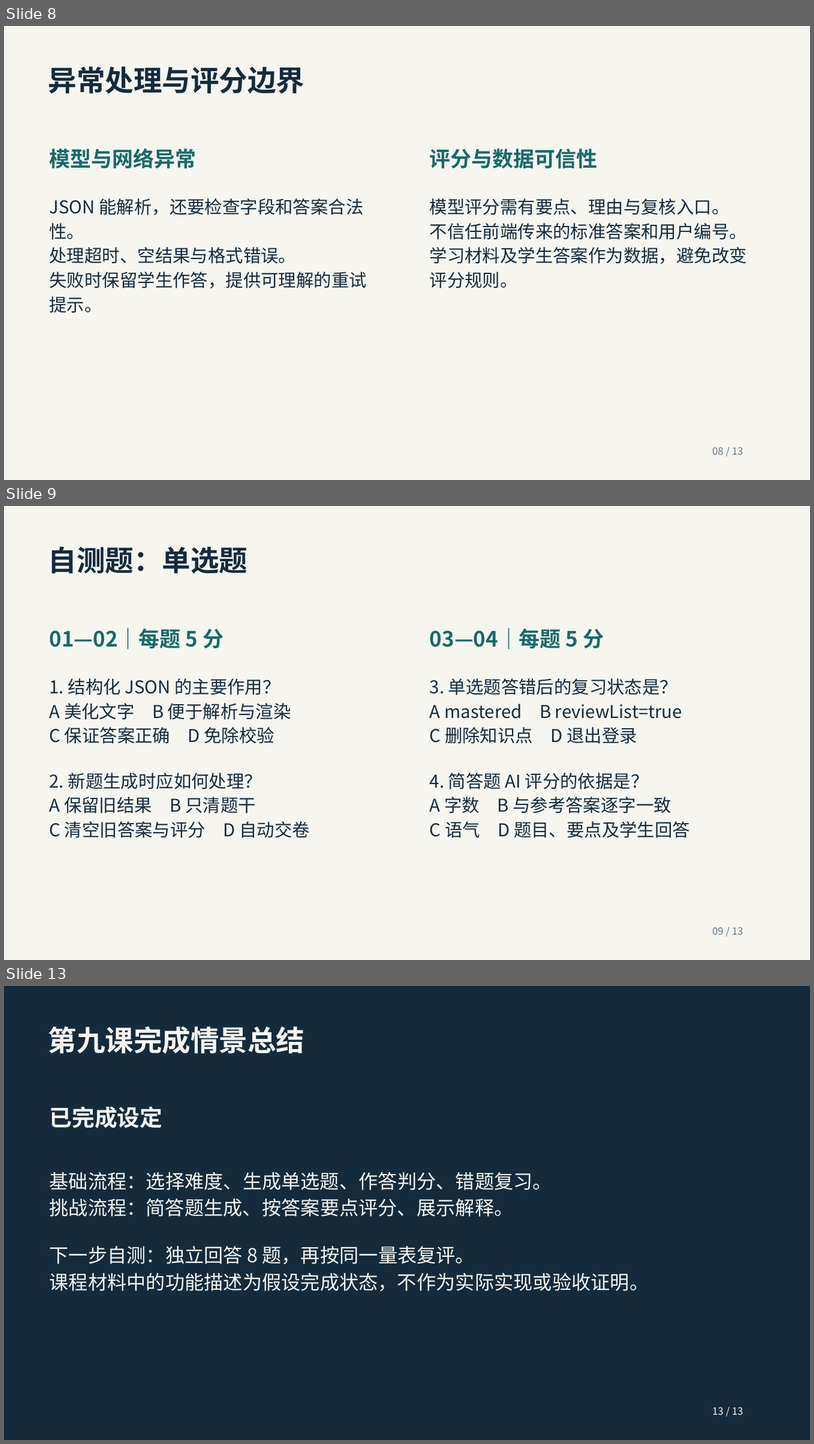
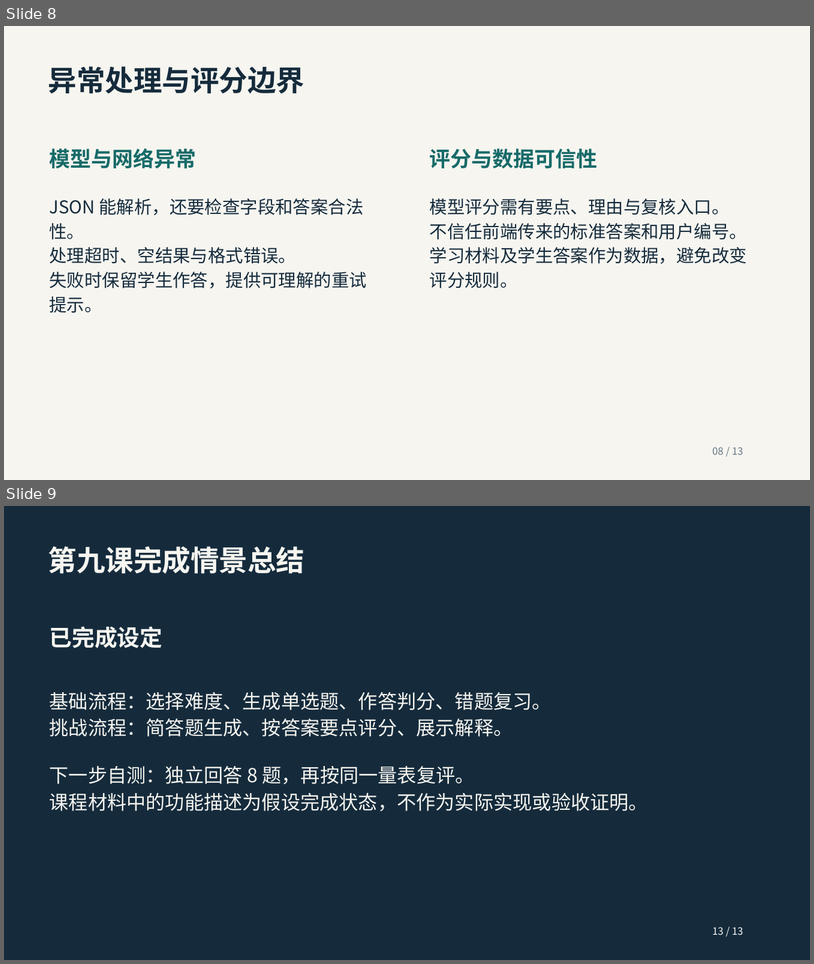
Before and after one commit to Acnlvou/feynman-platform, a slide deck: docs/作业提交/第09课_AI出题与智能测评/第09课_AI出题与智能测评_学习总结.pptx. Shown one above the other, each under a label of ours: slides 8, 9 and 13 before the commit, slides 8 and 9 after it; the slides between them are not shown. The pictures are 814x1444 and 814x964 pixels, drawn with LibreOffice and Linux fonts; fonts in the diff are those of the drawing. Boxes give left, top, right and bottom in pixels: in the first picture for what was removed or moved away, otherwise in the second. Text is boxed around its words. In the diff, an @@ line names an element or a change of style, - is before the commit and + after.

```diff
--- a/docs/作业提交/第09课_AI出题与智能测评/第09课_AI出题与智能测评_学习总结.pptx
+++ b/docs/作业提交/第09课_AI出题与智能测评/第09课_AI出题与智能测评_学习总结.pptx
@@ slide 9 removed at (4, 506, 810, 960), background #F6F5F0 @@
@@ text removed at (48, 546, 248, 574) @@
-自测题：单选题
@@ text removed at (50, 628, 224, 649) @@
-01—02｜每题 5 分
@@ text removed at (430, 628, 604, 649) @@
-03—04｜每题 5 分
@@ text removed at (50, 678, 310, 838) @@
-1. 结构化 JSON 的主要作用？
-A 美化文字 B 便于解析与渲染
-C 保证答案正确 D 免除校验
-2. 新题生成时应如何处理？
-A 保留旧结果 B 只清题干
-C 清空旧答案与评分 D 自动交卷
@@ text removed at (430, 678, 690, 838) @@
-3. 单选题答错后的复习状态是？
-A mastered B reviewList=true
-C 删除知识点 D 退出登录
-4. 简答题 AI 评分的依据是？
-A 字数 B 与参考答案逐字一致
-C 语气 D 题目、要点及学生回答
@@ text removed at (713, 927, 744, 934) @@
-09 / 13
@@ what was slide 13 is now slide 9 @@
```
Also in this commit, not shown: 3 other slides removed, 7 other files.
